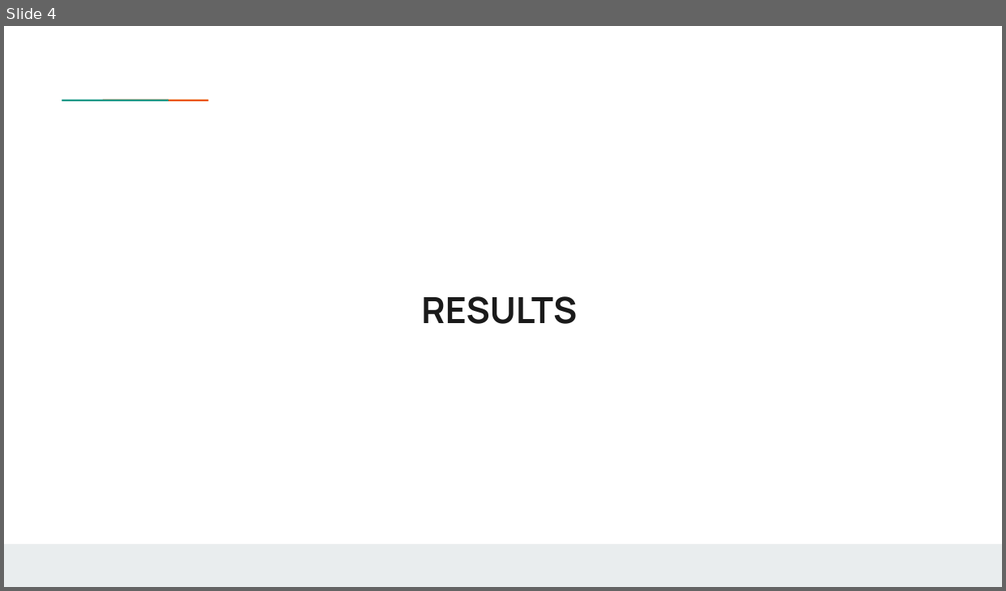
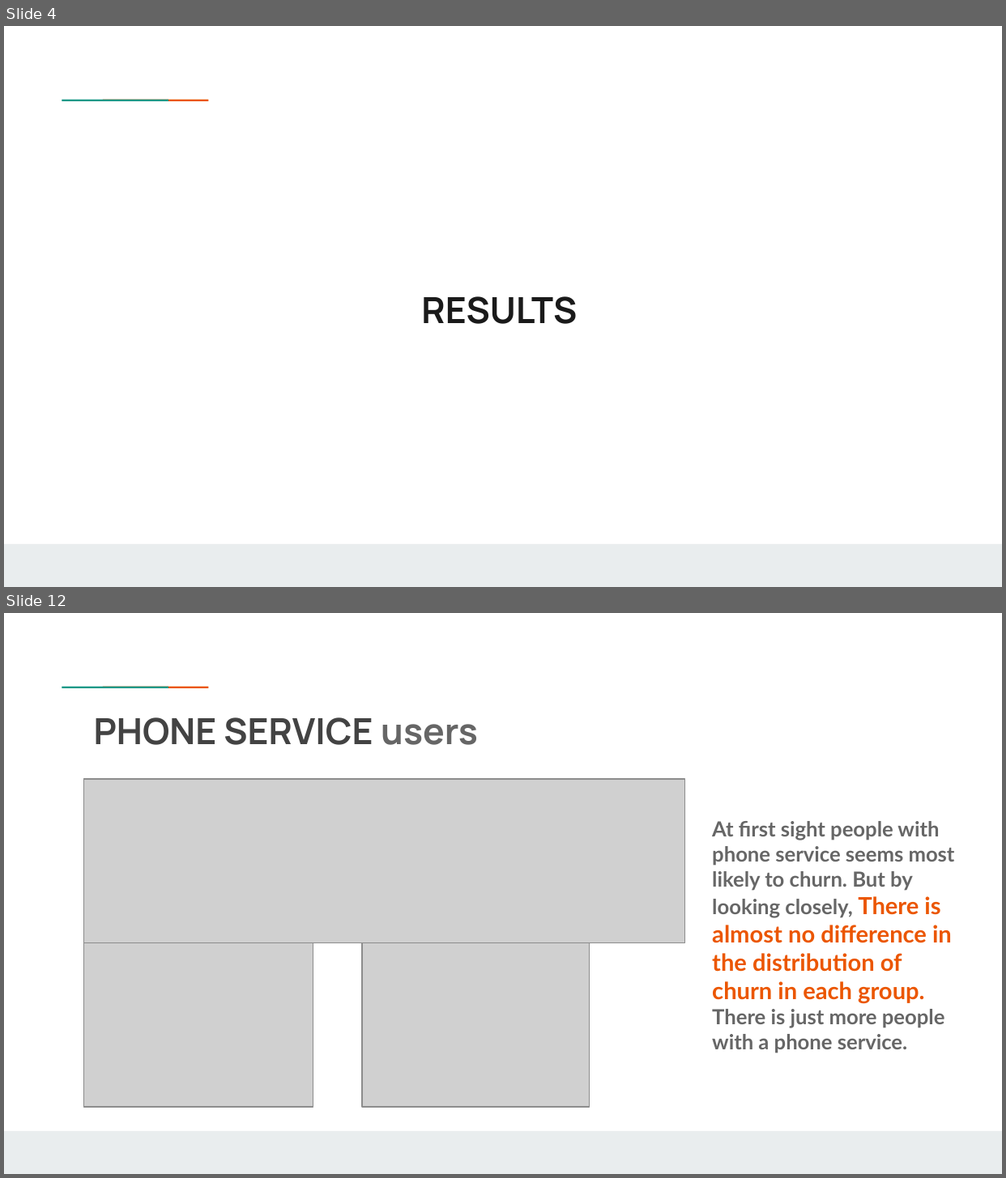
Before and after one commit to weinerkervens/churn_analysis, a slide deck: presentation.pptx. Shown one above the other, each under a label of ours: slide 4 before the commit, slides 4 and 12 after it; the slides between them are not shown. The pictures are 1006x591 and 1006x1178 pixels, drawn with LibreOffice and Linux fonts; fonts in the diff are those of the drawing; grey boxes stand for pictures; background and template pictures are left out. Boxes give left, top, right and bottom in pixels: in the first picture for what was removed or moved away, otherwise in the second. Text is boxed around its words. In the diff, an @@ line names an element or a change of style, - is before the commit and + after.

```diff
--- a/presentation.pptx
+++ b/presentation.pptx
@@ slide 12 added at (4,613,1002,1174), background #FFFFFF; not listed: 3 template elements that a slide beside it also shows @@
@@ title added at (94,717,478,745), 26 pt, text #434343, bold @@
+PHONE SERVICE users
@@ picture added at (84,780,684,943) @@
@@ text added at (712,821,955,1054), 15 pt, text #666666, bold @@
+At first sight people with phone service seems most likely to churn. But by looking closely, There is almost no difference in the distribution of churn in each group. There is just more people with a phone service.
@@ picture added at (84,943,313,1107) @@
@@ picture added at (362,943,590,1107) @@
```
Also in this commit, not shown: 3 slides changed, 24 other slides added, 13 other files.
